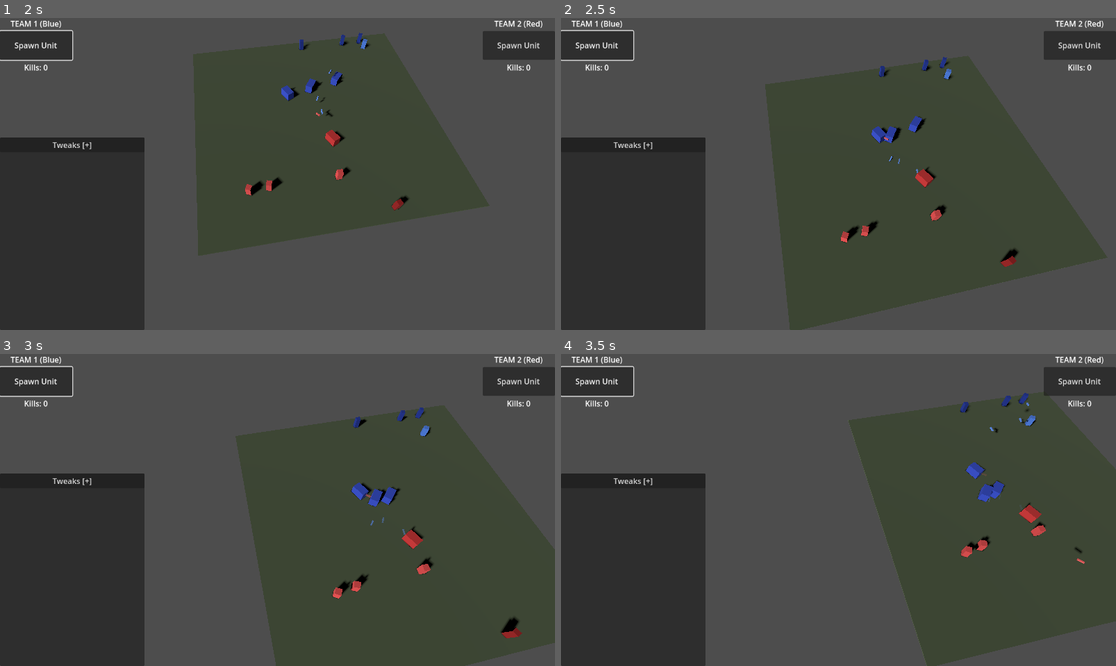
Above: before the commit, frames 1-4 (two rows, left to right).
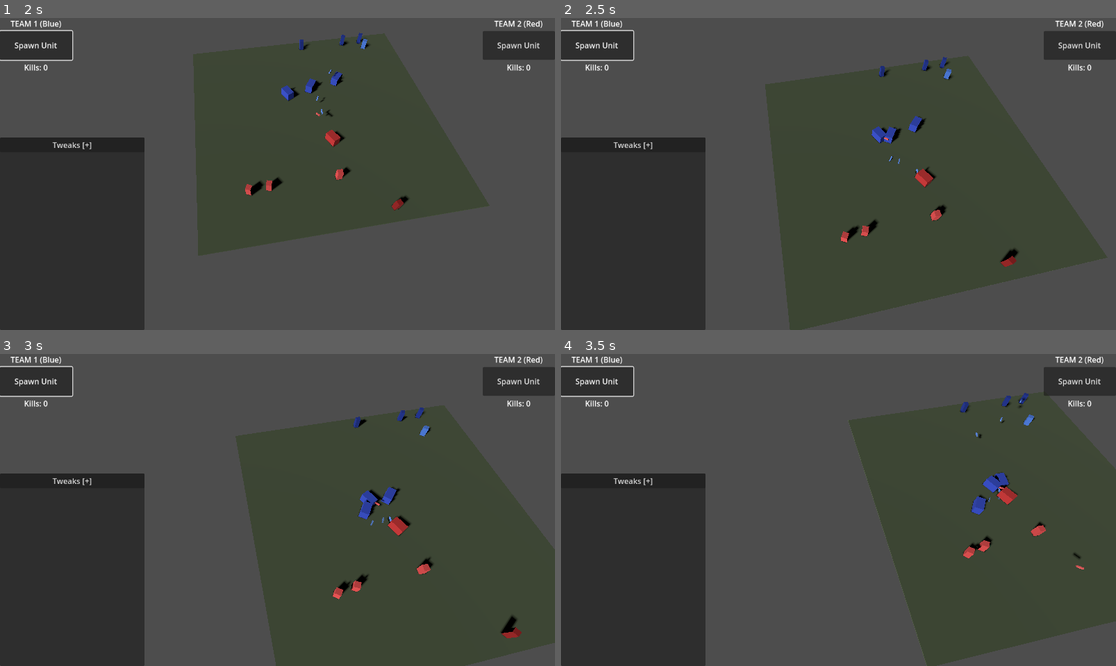
Above: after the commit, the same moments.

Repository: zoltan-szabo-boz/autobattler
Game: Godot game, scene res://scenes/main.tscn
Two runs of this game, one before a commit and one after it. Both use one fixed random seed, a clock stepped at 60 frames per second and the inputs below.
Inputs (mouse positions are in pixels of both pictures, inside the frame that each line leads up to):
- Up to frame 1 (2 s): click "Spawn Unit" at 0.5 s; tap Enter at 1.25 s; move the mouse to (399, 158) at 1.27 s; hold D from 1.28 s (still down); hold Q from 1.28 s (still down); click (399, 158) at 1.42 s
- Up to frame 2 (2.5 s): move the mouse to (727, 189) at 2.02 s; release D at 2.03 s; release Q at 2.03 s; hold Down (ui_down) from 2.03 s (still down); tap E at 2.1 s
- Up to frame 3 (3 s): move the mouse to (333, 441) at 2.77 s; release Down (ui_down) at 2.78 s; hold D from 2.78 s (still down); hold Z from 2.78 s (still down)
- Up to frame 4 (3.5 s): keep holding D; keep holding Z

Frame 1 is identical in both runs. In frame 2, less than 0.1% of the frame differs, in the area x 54-82%, y 16-78%; in frame 3, 0.7%; in frame 4, 1.0%, in the area x 71-95%, y 12-70%.

Commit message:
improved projectiles physics considerably :)

Diff:
--- a/scripts/game_config.gd
+++ b/scripts/game_config.gd
@@ -38,8 +38,9 @@
 # =============================================================================
 @export var projectile_speed: float = 22.0
 @export var projectile_gravity: float = 11.0
-@export var projectile_despawn_delay: float = 1.5  # Seconds after hitting something
+@export var projectile_despawn_delay: float = 2.5  # Seconds after hitting something
 @export_range(0.0, 45.0, 0.5) var archer_aim_deviation: float = 8.0  # Max random angle deviation in degrees (~30% miss rate)
+@export var hit_stagger_duration: float = 0.5  # Seconds unit is stunned after being hit by arrow
 
 # =============================================================================
 # VISUAL - UNIT SIZES
--- a/scripts/projectile.gd
+++ b/scripts/projectile.gd
@@ -102,18 +102,55 @@
 
 	has_hit = true
 
-	# Damage any unit hit (friendly fire enabled)
-	if body is BaseUnit:
+	# Check what we hit
+	var hit_unit = body is BaseUnit
+
+	if hit_unit:
 		var unit = body as BaseUnit
 		# Pass shooter only if still valid, otherwise null
 		var valid_shooter = shooter if is_instance_valid(shooter) else null
 		unit.take_damage(damage, valid_shooter)
+		unit.apply_hit_stagger()
+		_attach_to_unit(unit)
+	else:
+		_start_ground_despawn()
 
-	_start_despawn()
+func _attach_to_unit(unit: BaseUnit) -> void:
+	freeze = true
+	# Remove from collision immediately
+	collision_layer = 0
+	collision_mask = 0
 
-func _start_despawn() -> void:
+	# Calculate offset from unit's position (in unit's local space)
+	var offset = global_position - unit.global_position
+	var unit_rotation = unit.global_transform.basis
+
+	# Store the local offset relative to unit's rotation
+	var local_offset = unit_rotation.inverse() * offset
+	var local_rotation = global_transform.basis
+
+	# Reparent to unit
+	var current_transform = global_transform
+	get_parent().remove_child(self)
+	unit.add_child(self)
+
+	# Set local position/rotation relative to unit
+	transform.origin = local_offset
+	transform.basis = unit_rotation.inverse() * local_rotation
+
+	# Connect to unit's death to clean up arrow
+	unit.unit_died.connect(_on_attached_unit_died)
+
+func _on_attached_unit_died(_unit: BaseUnit) -> void:
+	queue_free()
+
+func _start_ground_despawn() -> void:
 	freeze = true
+	# Remove from collision immediately so it doesn't block units
+	collision_layer = 0
+	collision_mask = 0
 
+	# Fade out
 	if mesh_instance and mesh_instance.material_override:
 		var material = mesh_instance.material_override as StandardMaterial3D
 		material.transparency = BaseMaterial3D.TRANSPARENCY_ALPHA
--- a/scripts/tweaks_panel.gd
+++ b/scripts/tweaks_panel.gd
@@ -59,6 +59,7 @@
 	_add_section("Projectile", [
 		{"name": "projectile_speed", "label": "Speed", "min": 5, "max": 60, "step": 1, "value": GameConfig.projectile_speed},
 		{"name": "projectile_gravity", "label": "Gravity", "min": 1, "max": 30, "step": 0.5, "value": GameConfig.projectile_gravity},
+		{"name": "hit_stagger_duration", "label": "Hit Stagger", "min": 0, "max": 2, "step": 0.1, "value": GameConfig.hit_stagger_duration},
 	])
 
 func _add_section(title: String, params: Array) -> void:
@@ -174,6 +175,8 @@
 			GameConfig.projectile_speed = value
 		"projectile_gravity":
 			GameConfig.projectile_gravity = value
+		"hit_stagger_duration":
+			GameConfig.hit_stagger_duration = value
 
 func _update_unit_hp(unit_type: String, old_max: float, new_max: float) -> void:
 	# Scale existing units' HP proportionally
--- a/scripts/units/base_unit.gd
+++ b/scripts/units/base_unit.gd
@@ -20,6 +20,7 @@
 var state: UnitState = UnitState.IDLE
 var target: BaseUnit = null
 var attack_timer: float = 0.0
+var stagger_timer: float = 0.0
 var mesh_instance: MeshInstance3D
 
 func _ready() -> void:
@@ -75,6 +76,12 @@
 
 func _physics_process(delta: float) -> void:
 	attack_timer -= delta
+	stagger_timer -= delta
+
+	# If staggered, don't move
+	if stagger_timer > 0:
+		velocity = Vector3.ZERO
+		return
 
 	# Check for nearby enemies we're colliding with (melee engagement)
 	_check_collision_engagement()
@@ -89,6 +96,9 @@
 		UnitState.ATTACKING:
 			_attack_target()
 
+func apply_hit_stagger() -> void:
+	stagger_timer = GameConfig.hit_stagger_duration
+
 func _check_collision_engagement() -> void:
 	# Skip for archers - they don't engage in melee
 	if unit_type == "archer":
Not shown, changed: export_presets.cfg
Not shown, changed: docs/index.html
Not shown, changed: docs/index.pck
